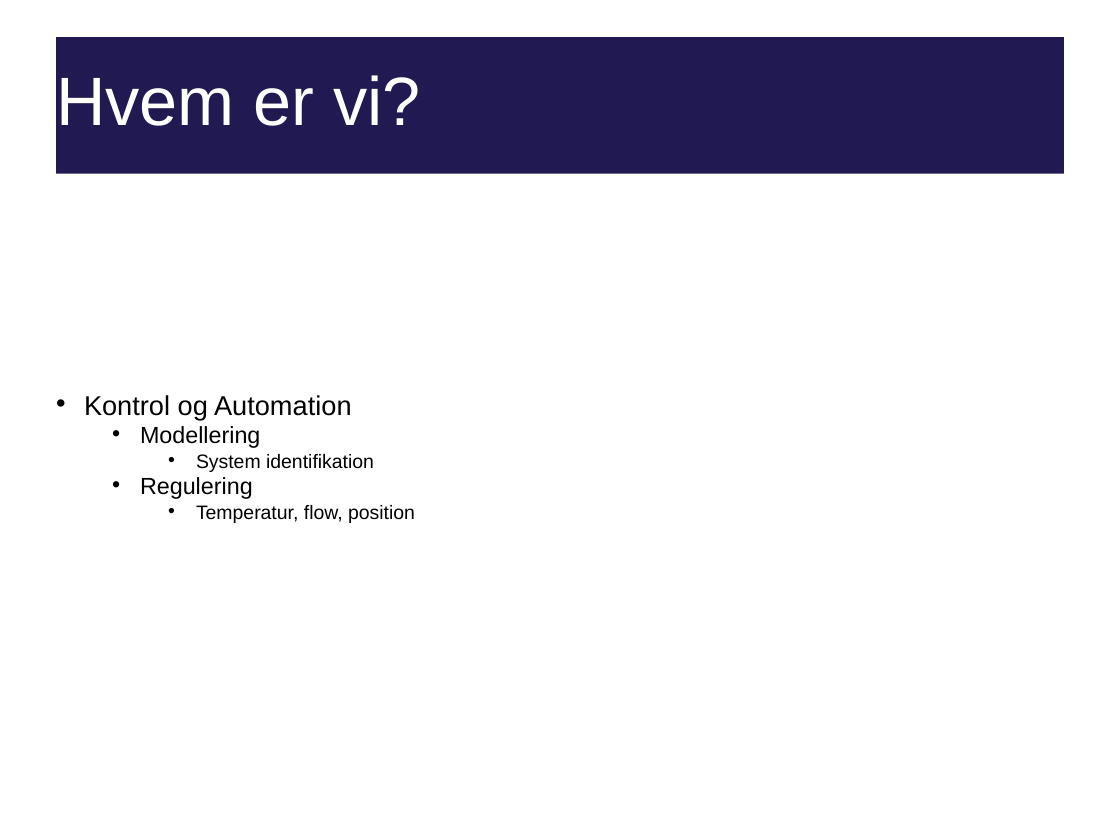
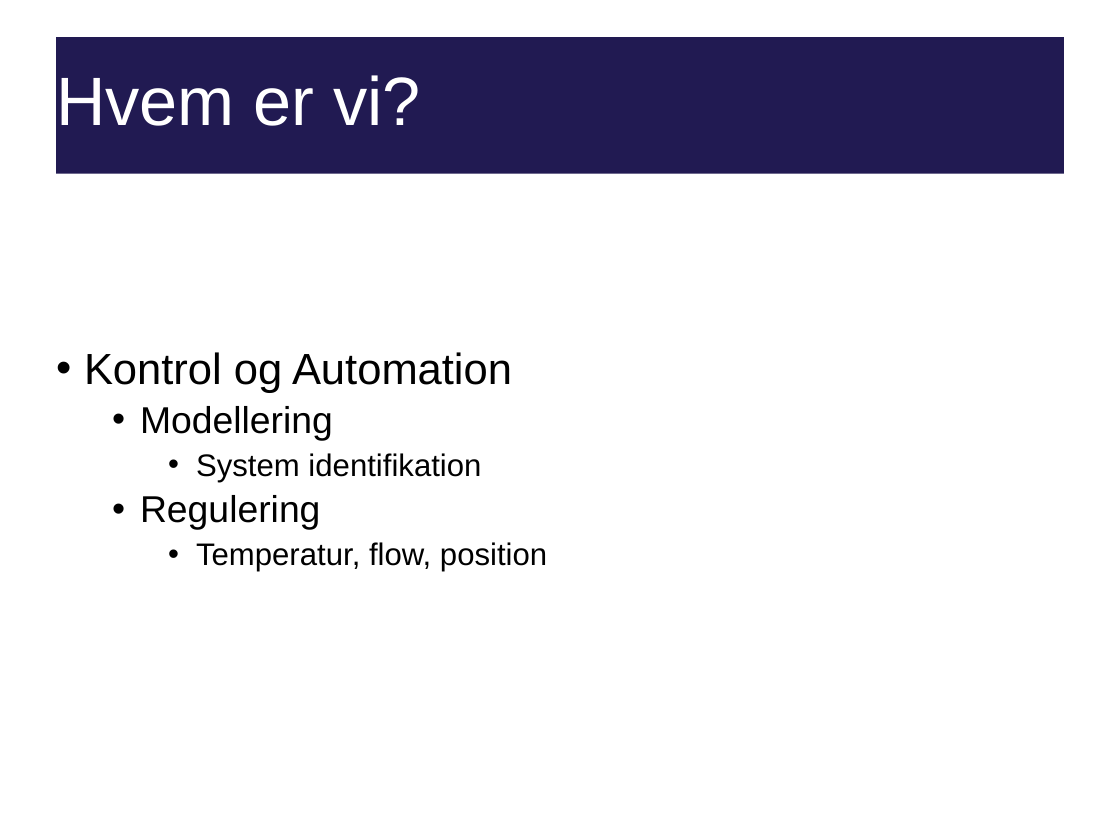
Before and after one commit to tpilga12/P10, a slide deck: slide 3 of Fredericia/presentation/presentation2.pptx. Drawn at 1120x840 pixels with LibreOffice and Linux fonts; fonts in the diff are those of the drawing; background and template pictures are left out. Boxes give left, top, right and bottom in pixels: in the first picture for what was removed or moved away, otherwise in the second. Text is boxed around its words. In the diff, an @@ line names an element or a change of style, - is before the commit and + after.

```diff
--- a/Fredericia/presentation/presentation2.pptx
+++ b/Fredericia/presentation/presentation2.pptx
@@ subtitle "Kontrol og Automation" at <box>84,352,547,571</box>: size 17.5 to 28 pt in "Kontrol og Automation"; size 15 to 24 pt in "Modellering", "Regulering"; size 12.5 to 20 pt in "System identifikation", "Temperatur, flow, position"; line spacing 0.7 to 0.9 @@
```
Also in this commit, not shown: 2 other slides changed, 2 other files.
